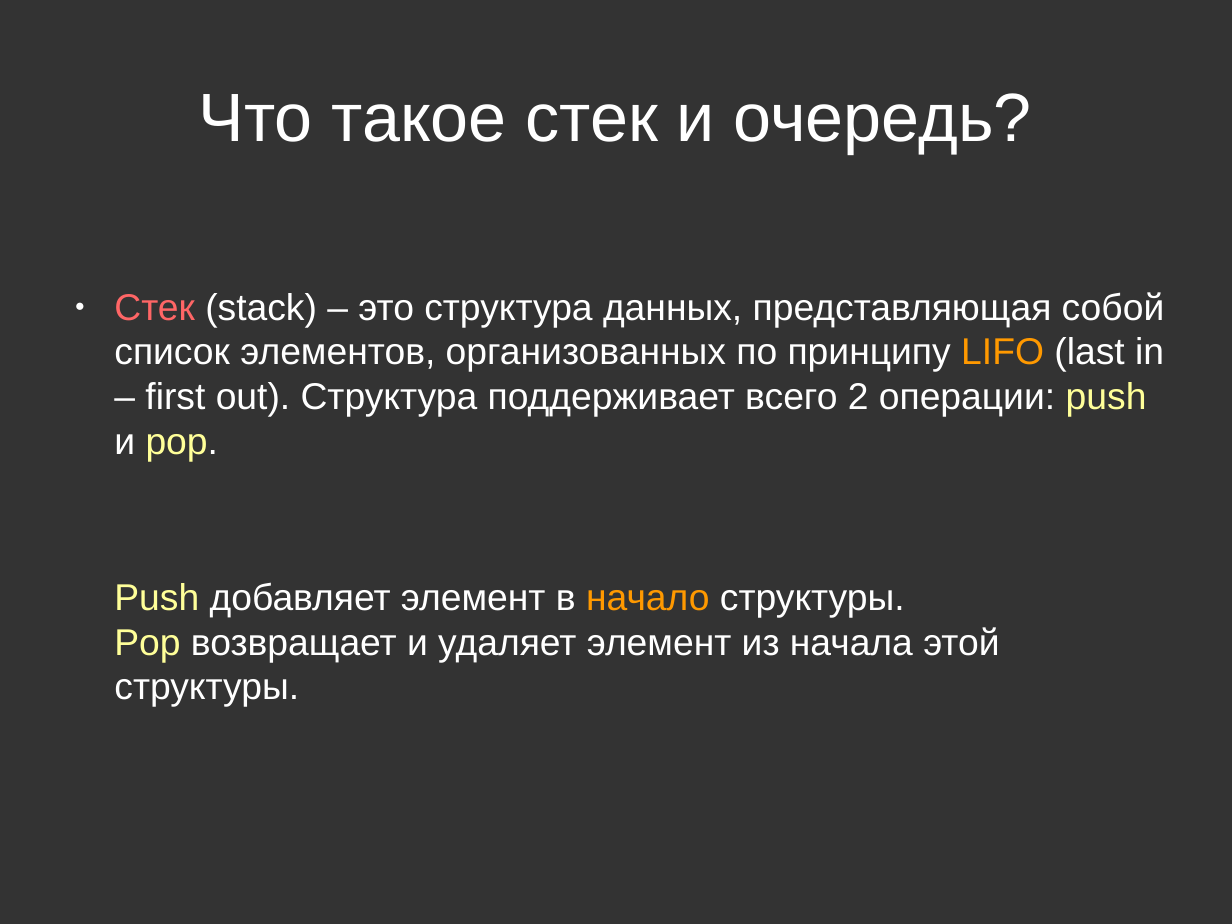
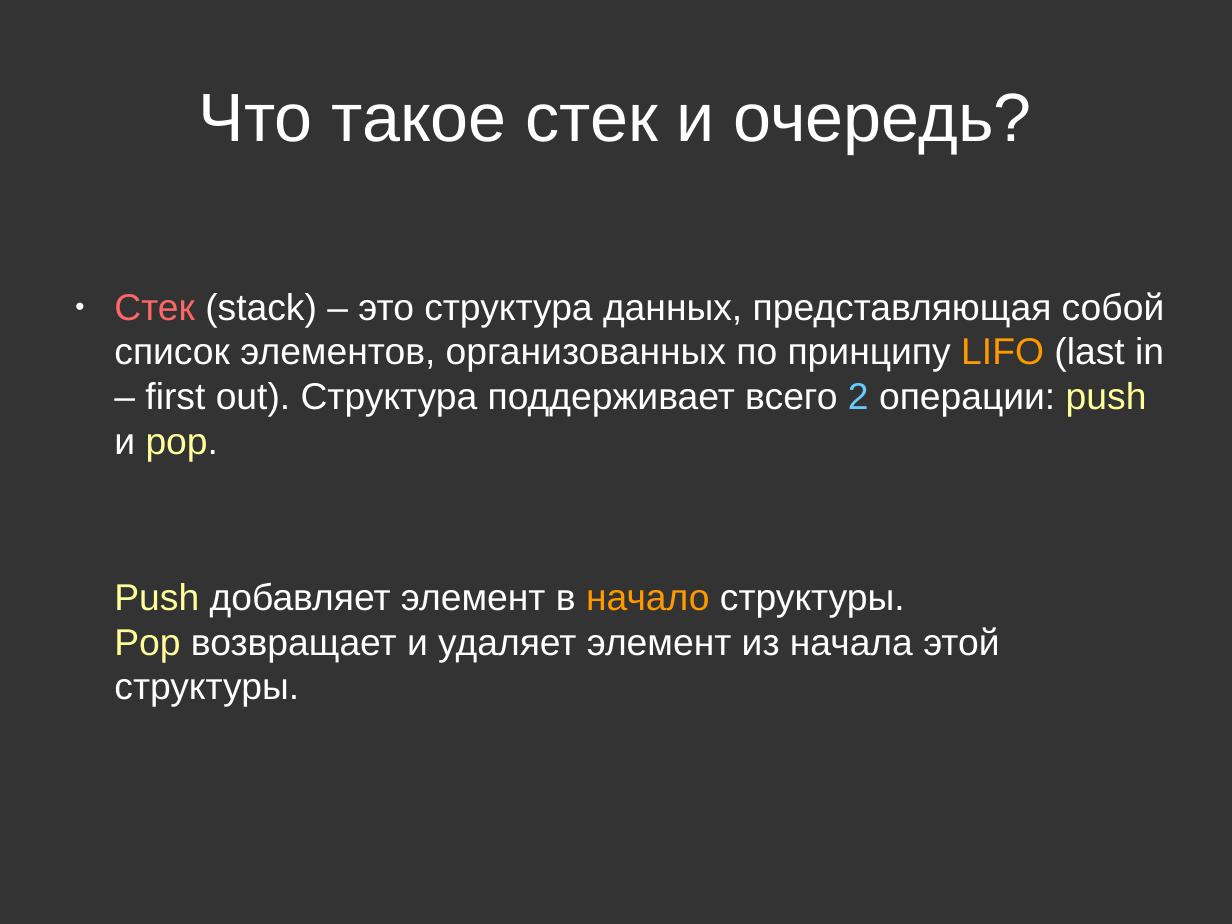
Before and after one commit to Arvolear/Visualizers, a slide deck: slide 2 of Queue_on_six_stacks/Presentation/Sueue.odp. Drawn at 1232x924 pixels with LibreOffice and Linux fonts; fonts in the diff are those of the drawing. Boxes give left, top, right and bottom in pixels: in the first picture for what was removed or moved away, otherwise in the second. Text is boxed around its words. In the diff, an @@ line names an element or a change of style, - is before the commit and + after.

```diff
--- a/Queue_on_six_stacks/Presentation/Sueue.odp
+++ b/Queue_on_six_stacks/Presentation/Sueue.odp
@@ text at (x1=114, y1=292, x2=1165, y2=462): text colour #FFFFFF to #66CCFF in "2" @@
```
Also in this commit, not shown: 6 other slides changed, 6 slides added, 7 other files.
